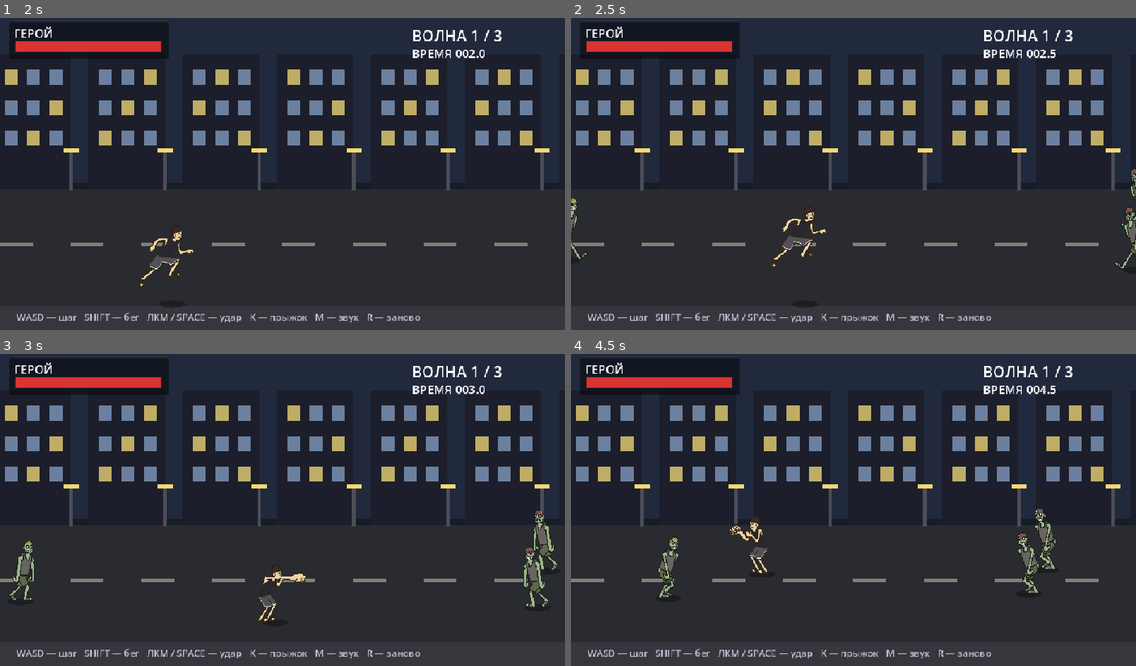
Above: before the commit, frames 1-4 (two rows, left to right).
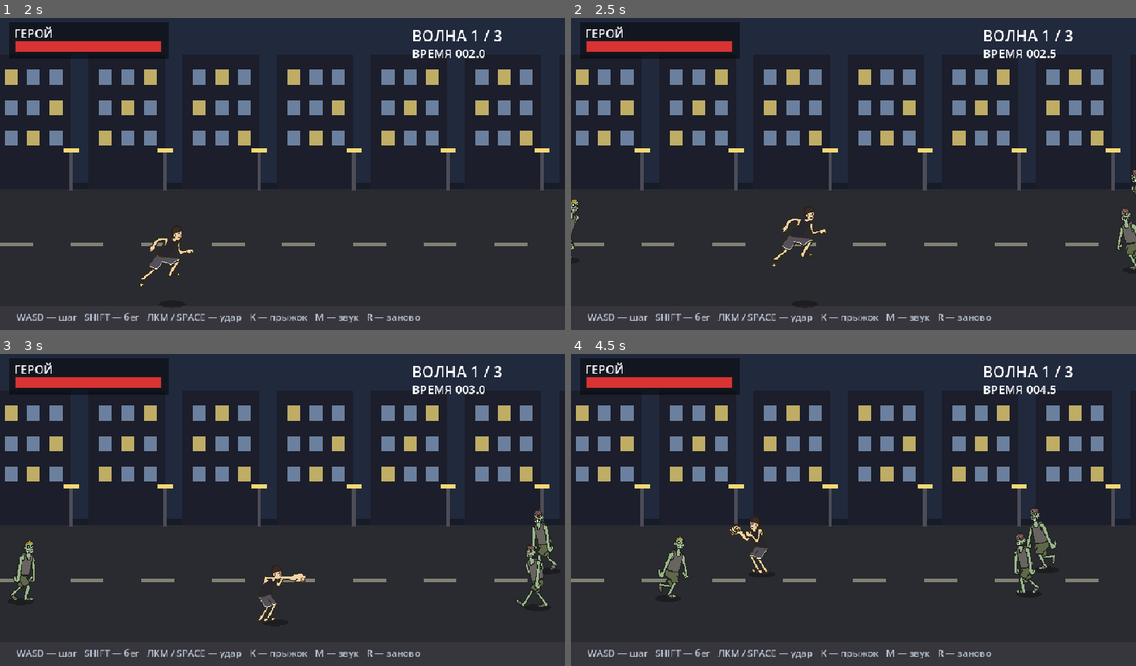
Above: after the commit, the same moments.

Repository: Kirtus228/zombie-beat
Game: Godot game, scene res://main.tscn
Two runs of this game, one before a commit and one after it. Both use one fixed random seed, a clock stepped at 60 frames per second and the inputs below. Sound files missing from this copy of the repository are replaced by a short silence.
Inputs (mouse positions are in pixels of both pictures, inside the frame that each line leads up to):
- Up to frame 1 (2 s): tap Enter at 0.5 s; move the mouse to (406, 155) at 0.52 s; hold D (move_right) 0.53-1.28 s; tap K (jump) at 0.6, 0.77, 1.07, 1.52, 1.55, 1.82 s; click (406, 155) at 0.67 s; move the mouse to (169, 186) at 1.27 s; hold S (move_down) from 1.28 s (still down); click (169, 186) at 1.35 s
- Up to frame 2 (2.5 s): move the mouse to (910, 102) at 2.02 s; release S (move_down) at 2.03 s; hold D (move_right) from 2.03 s (still down); hold Shift (run) from 2.03 s (still down); tap K (jump) at 2.3 s
- Up to frame 3 (3 s): move the mouse to (254, 572) at 2.77 s; release D (move_right) at 2.78 s; release Shift (run) at 2.78 s; hold W (move_up) from 2.78 s (still down); tap Space at 2.85 s; click (254, 572) at 2.92 s
- Up to frame 4 (4.5 s): tap K (jump) at 3.02, 3.05, 3.32, 3.6, 3.77, 4.07 s; move the mouse to (1023, 553) at 3.52 s; release W (move_up) at 3.53 s; hold A (move_left) from 3.53 s (still down); move the mouse to (684, 460) at 4.27 s; click (684, 460) at 4.35 s

Frame 1 is identical in both runs. In frame 2, 0.4% of the frame differs, in the area x 0-100%, y 48-81%; in frame 3, 0.6%; in frame 4, 1.1%, in the area x 15-86%, y 48-79%.

Commit message:
zombies: attack has no airborne frames (visible windup pose, claws swipe, settle), shamble walk (slower uneven cadence, sway, stumbles)

Diff:
--- a/scripts/fighter.gd
+++ b/scripts/fighter.gd
@@ -14,7 +14,13 @@
 const SPRITE_SCALE := 0.62
 const CELL_FEET := 107.5 # от центра кадра до ступней, px
 const PUNCH_HOLD := 0.34
-const Z_ATK_HOLD := 0.55   # зомби бьёт не кулаком: сгорбился, кинулся, когти
+const Z_ATK_HOLD := 0.55
+# Удар зомби — три такта, как в принципах анимации: замах -> удар -> отход.
+# Только кадры, где ноги на земле: из набора убраны jump/jumpkick, иначе зомби
+# «подпрыгивает» в момент удара (замечание Кирилла 20.11).
+const Z_ATK_FRAMES: Array[String] = ["punch2_0", "punch2_0", "punch2_1", "punch2_1", "falling"]
+const Z_READY_FRAME := "punch2_0"   # поза замаха: когти подняты, корпус отведён
+const Z_WALK_FPS := 6.5             # походка зомби медленнее человеческой (у героя 12)
 const JUMP_TIME := 0.52    # прыжок: время в воздухе
 const JUMP_H := 58.0       # высота дуги прыжка, px
 # серия ударов: пять подряд роняют врага, недобитая серия оставляет оглушение
@@ -50,6 +56,8 @@
 var knock_timer := 0.0
 var airborne := false   # в прыжке
 var air_t := 0.0
+var shamble_t := 0.0    # фаза походки зомби
+var stagger := 0.0      # запинка: шаг замирает на долю секунды
 
 func _ready() -> void:
 	shadow = Shadow.new()
@@ -86,7 +94,8 @@
 			continue
 		walking.append("walk_%d" % i)
 	_add(sf, "idle", ["idle"], 4.0, true)
-	_add(sf, "walk", walking, 12.0, true)
+	# у зомби шаг вдвое медленнее: тянет ноги, а не марширует как герой
+	_add(sf, "walk", walking, Z_WALK_FPS if is_enemy else 12.0, true)
 	if not is_enemy:
 		# медленнее и с двумя проходами по кадрам: успевает читаться кадр с вытянутой рукой
 		_add(sf, "punch1", ["punch1_0", "punch1_1", "punch1_1", "punch1_1"], 10.0, false)
@@ -100,7 +109,9 @@
 	# кинулся (jump), добил когтями (punch2_1). Анимаций с человеческим прямым
 	# кулаком у врага в наборе НЕТ вообще (punch1/punch2 собираются только герою).
 	if is_enemy:
-		_add(sf, "z_atk", ["falling", "jump", "jump", "punch2_1"], 9.0, false)
+		_add(sf, "z_atk", Z_ATK_FRAMES, 9.0, false)
+		# замах: враг видимо отводит когти назад, пока идёт пауза перед ударом
+		_add(sf, "z_ready", [Z_READY_FRAME], 1.0, false)
 	# «лежит на земле»: отдельный кадр (tools/make_down_frame.ps1). Если его нет —
 	# падаем на старый кадр падения, чтобы игра не осталась без позы
 	_add(sf, "down", ["down"], 1.0, false)
@@ -192,12 +203,27 @@
 			air_t = 0.0
 			if state == "jump" or state == "jumpkick":
 				set_state("idle")
-	# рывок зомби вперёд: корпус уходит на 16 px и возвращается
+	# походка зомби: шаг неровный (тянет одну ногу), корпус раскачивается,
+	# раз в пару секунд запинается и замирает. Это и отличает его от героя.
+	var sway := 0.0
+	if body:
+		if is_enemy and state == "walk":
+			shamble_t += delta
+			body.speed_scale = 0.55 + 0.45 * (1.0 + sin(shamble_t * 3.1)) * 0.5
+			sway = sin(shamble_t * 2.2) * 1.8 + float(facing) * 1.6
+			if stagger <= 0.0 and randf() < 0.5 * delta:
+				stagger = randf_range(0.12, 0.30)
+			if stagger > 0.0:
+				stagger -= delta
+				body.speed_scale = 0.0
+		else:
+			body.speed_scale = 1.0
+	# рывок зомби вперёд: корпус уходит вперёд и возвращается (ноги остаются на земле)
 	var lunge := 0.0
 	if state == "z_atk":
-		lunge = 16.0 * sin(PI * clampf(t / Z_ATK_HOLD, 0.0, 1.0)) * float(facing)
+		lunge = 10.0 * sin(PI * clampf(t / Z_ATK_HOLD, 0.0, 1.0)) * float(facing)
 	if body:
-		body.position = Vector2(lunge, -CELL_FEET * SPRITE_SCALE - lift)
+		body.position = Vector2(lunge + sway, -CELL_FEET * SPRITE_SCALE - lift)
 	if state == "z_atk":
 		if t > Z_ATK_HOLD:
 			set_state("idle")
--- a/scripts/main.gd
+++ b/scripts/main.gd
@@ -360,6 +360,8 @@
 		# оглушённый или лежащий не идёт к своему месту и не бьёт; замах сорван
 		if e.stun > 0.0 or e.knocked:
 			e.set_meta("windup", 0.0)
+			if e.state == "z_ready" or e.state == "z_atk":
+				e.set_state("idle")
 			e.move_by(Vector2.ZERO)
 			continue
 		# замах: враг стоит на месте и готовится, а не напирает (#001)
@@ -437,20 +439,27 @@
 	# Не бьём сразу: даём герою окно уйти из зоны и запускаем замах.
 	var striker: Node2D = ready[0]
 	striker.set_meta("windup", randf_range(WINDUP_MIN, WINDUP_MAX))
+	# пока идёт пауза перед ударом, враг отводит когти: замах видно, а не «телепорт» в удар
+	striker.set_state("z_ready")
 	strike_lock = STRIKE_GAP
 
 # Удар в конце замаха: если герой успел выйти из зоны — это промах (#001).
 func _enemy_strike(e: Node2D) -> void:
+	# замах закончился: из позы замаха выходим всегда
+	if e.state == "z_ready":
+		e.set_state("idle")
 	if player.dead or e.dead or e.stun > 0.0 or e.knocked:
 		return
-	if player.invuln > 0.0:
-		return
-	if absf(player.position.x - e.position.x) > REACH_X or absf(player.position.y - e.position.y) > REACH_Y:
-		return
+	# Зомби ДОВОДИТ удар до конца, даже если герой увернулся: видно сам рывок и
+	# когти, а не «замах -> мгновенно стойка». Урон при этом не проходит.
 	if not e.try_attack():
 		return
 	attacker = e
 	strike_lock = STRIKE_GAP
+	if player.invuln > 0.0:
+		return
+	if absf(player.position.x - e.position.x) > REACH_X or absf(player.position.y - e.position.y) > REACH_Y:
+		return
 	_spawn_fx(player.position)
 	Sfx.play_var("hit", -2.0, 0.12)   # попадание по герою — глуше и ниже
 	player.take_hit(ZOMBIE_DAMAGE, int(signf(player.position.x - e.position.x)))
--- a/tools/test_controls.gd
+++ b/tools/test_controls.gd
@@ -49,6 +49,15 @@
 	ok(esf.has_animation("z_atk"), "у зомби есть рывок z_atk")
 	ok(esf.get_frame_count("z_atk") >= 4, "z_atk из 4+ кадров: %d" % esf.get_frame_count("z_atk"))
 	ok(not esf.has_animation("punch1"), "человеческого прямого удара у зомби НЕТ")
+	ok(esf.has_animation("z_ready"), "у зомби есть видимый замах z_ready")
+	# в ударе зомби не должно быть кадров прыжка: иначе он «подпрыгивает» при ударе
+	var airy := false
+	for fr in enemy.Z_ATK_FRAMES:
+		if String(fr) == "jump" or String(fr) == "jumpkick":
+			airy = true
+	ok(not airy, "в z_atk нет кадров прыжка (ноги на земле)")
+	# шаг зомби медленнее человеческого
+	ok(esf.get_animation_speed("walk") < hsf.get_animation_speed("walk"), "шаг зомби медленнее героя: %.1f против %.1f" % [esf.get_animation_speed("walk"), hsf.get_animation_speed("walk")])
 
 	# 4) прыжок: в воздухе неуязвим, второй прыжок запрещён
 	ok(hero.jump(), "прыжок сработал")
Not shown, changed: docs/version.txt
Not shown, changed: docs/index.pck
Not shown, added: tools/zoom_zatk.ps1
Not shown, added: tools/zoom_zatk2.ps1
